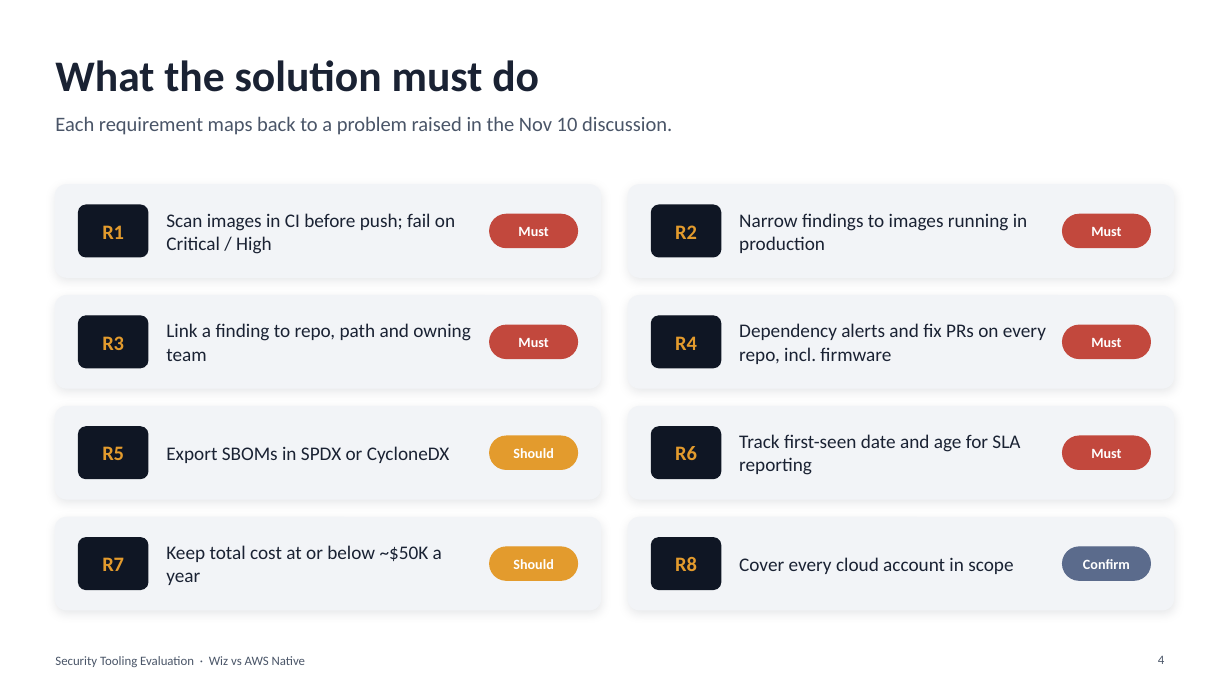
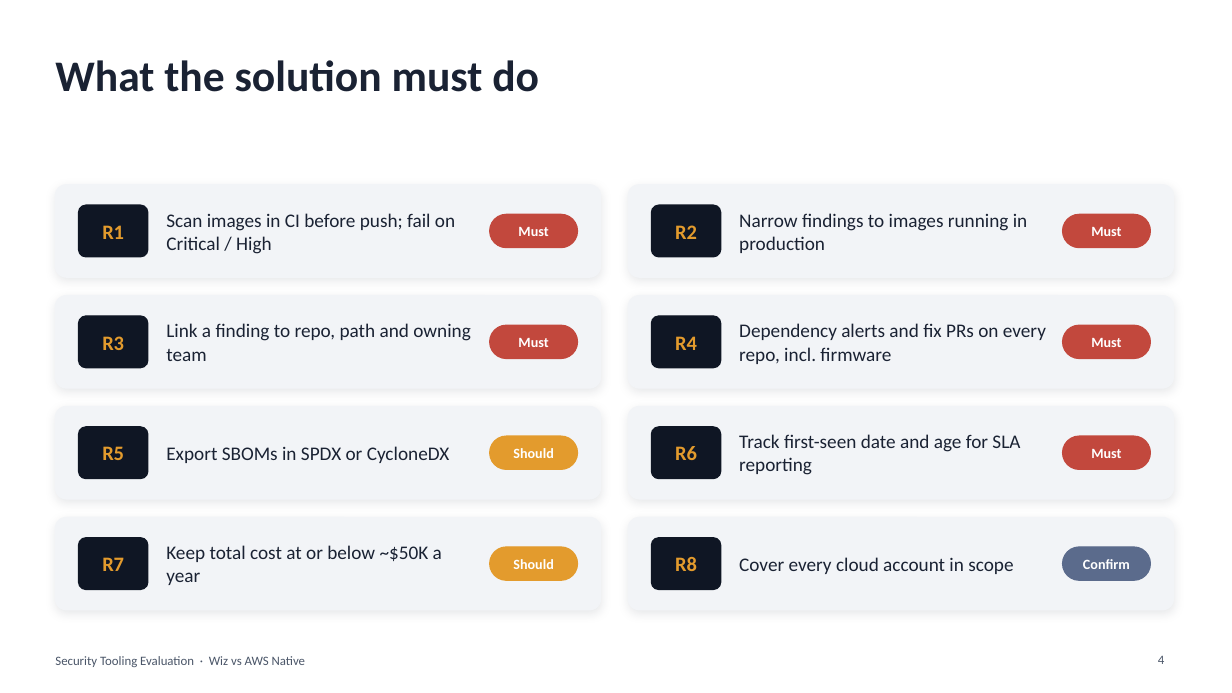
Before and after one commit to ShashikantSingh09/Codes, a slide deck: slide 4 of Security_Tooling_Evaluation_Wiz_vs_AWS_Native.pptx. Drawn at 1232x693 pixels with LibreOffice and Linux fonts; fonts in the diff are those of the drawing. Boxes give left, top, right and bottom in pixels: in the first picture for what was removed or moved away, otherwise in the second. Text is boxed around its words. In the diff, an @@ line names an element or a change of style, - is before the commit and + after.

```diff
--- a/Security_Tooling_Evaluation_Wiz_vs_AWS_Native.pptx
+++ b/Security_Tooling_Evaluation_Wiz_vs_AWS_Native.pptx
@@ text removed at (55,116,672,135) @@
-Each requirement maps back to a problem raised in the Nov 10 discussion.
```
Also in this commit, not shown: 2 other slides changed.
